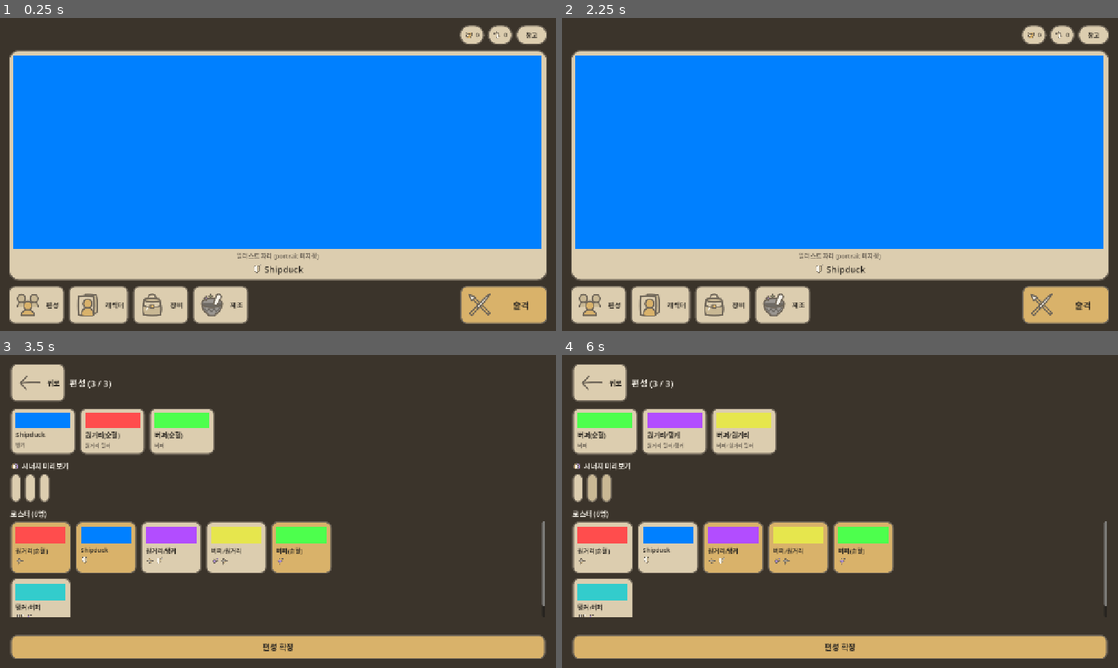
Above: before the commit, frames 1-4 (two rows, left to right).
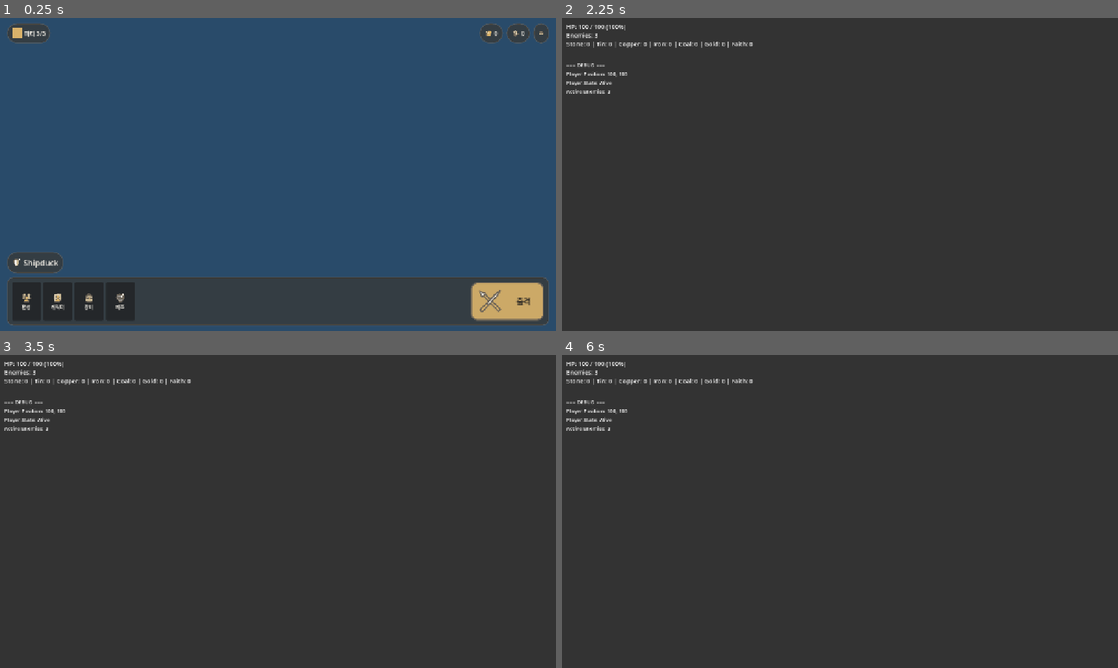
Above: after the commit, the same moments.

Repository: KADSA-OFFICIAL/Group-2
Game: Godot game, scene res://main.tscn
Same seed, same stepped clock (60 frames per second), same inputs: the game is played once before the commit and once after it. The engine's default icon, where the game draws it, is replaced by a stand-in: a white triangle on a blue panel in a dark square.
Inputs (mouse positions are in pixels of both pictures, inside the frame that each line leads up to):
- Up to frame 1 (0.25 s): no input
- Up to frame 2 (2.25 s): click (1095, 33) at 0.5 s, where only the run before the commit has a clickable "창고"; click (1067, 302) at 1.25 s, where only the run after the commit has a clickable "출격"; click (600, 46) at 2 s, where only the run before the commit has a clickable "뒤로"
- Up to frame 3 (3.5 s): click (38, 642) at 2.75 s, where only the run before the commit has a clickable "편성"
- Up to frame 4 (6 s): click (600, 549) at 3.52 s; click (667, 549) at 4.27 s; click (734, 549) at 5.02 s; click (795, 549) at 5.77 s

The runs differ from the first frame. In frame 1, 92% of the frame differs, in the area x 0-100%, y 0-100%; in frame 2, 79%; in frame 3, 26%; in frame 4, 25%.

Commit message:
fix(ui): 메인화면을 일러스트 전면 배치로 재설계 + 아이콘 축소 + 창고/상점 아이콘
서브컬쳐 게임 메인화면(트릭컬·블루 아카이브·니케 등)의 공통 구조에 맞춰 고친다.
이전 구현은 일러스트를 패널 안에 가두고 UI가 불투명해 그림을 가렸다.

1) 일러스트를 화면 전체 배경으로
   - ArtLayer 를 FULL_RECT 로 깔고 그 위에 UI 오버레이를 얹는다.
     패널·테두리를 없앴고, 입력은 통과시킨다(MOUSE_FILTER_IGNORE).
   - portrait 는 STRETCH_KEEP_ASPECT_COVERED 로 화면을 꽉 채운다(비율 유지, 잘림 허용).
   - 캐릭터 이름은 별도 칸이 아니라 그림 위 좌하단 이름표로 얹는다.

2) UI 를 반투명으로
   - UITheme 에 overlay_box / overlay_pill / overlay_accent 를 추가했다.
     불투명 패널로 애써 넣은 그림을 가리지 않도록 OVERLAY_ALPHA(0.62)를 쓴다.
   - 출격 CTA 만 거의 불투명(0.92)으로 두어 눈에 띄게 한다.

3) 아이콘·버튼 축소와 위계
   - 크기를 UITheme 상수로 고정했다: ICON_PILL 18 / ICON_ROUND 20 / ICON_NAV 24.
     화면마다 제각각 정하면 크기가 어긋나므로 한 곳에서 정한다.
   - 하단 탭은 아이콘 24 + 라벨 11 의 66x50 으로 줄였고(이전 128x56),
     출격 CTA 만 168x50 으로 크게 남겨 위계를 만들었다.
   - 상단바에 프로필 자리를 추가했다(플레이어 레벨 시스템이 없어 지금은 파티 인원 표시).

4) 없던 아이콘 2종 추가
   - icon_storage(궤짝): 창고 버튼이 텍스트였던 것을 아이콘 원형 버튼으로 교체.
     가방(icon_equipment)과 헷갈리지 않도록 아치 뚜껑 + 가로로 넓은 상자로 그렸다.
   - icon_shop(차양 있는 가게): 상점 화면이 아직 없어 버튼은 만들지 않았고,
     화면이 생길 때 바로 쓸 수 있도록 에셋만 준비했다.
   두 아이콘 모두 기존 규격 준수(viewBox 64, 좌표 6~58, stroke 2.5~3.4, 팔레트 내).

검증: Godot 4.6.3 헤드리스, 26개 체크 전부 통과.
ArtLayer 가 뷰포트 전체를 차지하고 오버레이보다 뒤이며 감싸는 패널이 없음,
portrait 지정 시 COVERED 렌더, 28px 초과 아이콘 0개, 하단바 알파 0.62,
새 아이콘 2종 로드, 창고가 아이콘 버튼으로 동작, 4개 탭·출격·정지 해제 회귀.
검증 씬은 확인 후 삭제.

Co-Authored-By: Claude Opus 4.8 <noreply@anthropic.com>

Diff:
--- /dev/null
+++ b/assets/sprites/ui/icons/icon_shop.svg
@@ -0,0 +1,9 @@
+<?xml version="1.0" encoding="UTF-8"?>
+<svg xmlns="http://www.w3.org/2000/svg" version="1.1" viewBox="0 0 64 64" fill="none" stroke-linecap="round" stroke-linejoin="round">
+  <title>상점</title>
+  <!-- Palette: outline #6E6558, tan #DCCDAF, tan-deep #C9B894, cream #F7F3EA -->
+  <path d="M12.4 26.4C25.6 25.4 38.6 25.5 51.7 26.6L51.4 53.4C38.5 54.7 25.6 54.6 12.6 53.2Z" fill="#DCCDAF" stroke="#6E6558" stroke-width="3.3"/>
+  <path d="M7.9 25.6L15.5 11.4C26.5 10.4 37.7 10.5 48.7 11.6L56.1 26.1C39.9 27.4 24 27.3 7.9 25.6Z" fill="#C9B894" stroke="#6E6558" stroke-width="3.4"/>
+  <path d="M20.3 26.1C20.6 20.9 20.9 15.9 21.4 11M32 26.4C32 21.2 32 16.1 32 11.1M43.6 26.2C43.2 21 42.9 16 42.4 11.4" stroke="#6E6558" stroke-width="2.6"/>
+  <path d="M25.1 53.9C25.3 45.9 25.5 40.6 26 35.4C30.1 34.7 34 34.7 38.1 35.3C38.5 40.6 38.7 45.9 38.9 53.8Z" fill="#F7F3EA" stroke="#6E6558" stroke-width="3"/>
+</svg>
--- /dev/null
+++ b/assets/sprites/ui/icons/icon_storage.svg
@@ -0,0 +1,9 @@
+<?xml version="1.0" encoding="UTF-8"?>
+<svg xmlns="http://www.w3.org/2000/svg" version="1.1" viewBox="0 0 64 64" fill="none" stroke-linecap="round" stroke-linejoin="round">
+  <title>창고</title>
+  <!-- Palette: outline #6E6558, tan #DCCDAF, tan-deep #C9B894, accent-amber #D9B26A -->
+  <path d="M8.4 24.6C8.7 18.1 15.9 13.9 32 14C48.1 14.1 55.3 18.4 55.5 24.9L55.6 28.6C39.9 29.6 24.1 29.5 8.3 28.4Z" fill="#DCCDAF" stroke="#6E6558" stroke-width="3.3"/>
+  <path d="M8.3 28.4C24.1 29.5 39.9 29.6 55.6 28.6L55.4 48.8C39.8 50.4 24.1 50.3 8.5 48.6Z" fill="#C9B894" stroke="#6E6558" stroke-width="3.3"/>
+  <path d="M8.4 34.5C24.1 35.6 39.9 35.7 55.5 34.7" stroke="#6E6558" stroke-width="2.8"/>
+  <path d="M26.9 30.9L37.2 30.8L37.1 41.4L26.8 41.3Z" fill="#D9B26A" stroke="#6E6558" stroke-width="3"/>
+</svg>
--- a/screens/main/main_screen.gd
+++ b/screens/main/main_screen.gd
@@ -1,34 +1,32 @@
 extends Control
 
-# 메인화면 (메타 UI) — 대표 캐릭터 일러스트를 중앙에 크게 두는 배치.
-#
-# 배치 의도 (트릭컬류 메인화면): 최대한 비워 두고 캐릭터를 보여준다.
-#   상단   주요 재화만 (우측 정렬)
-#   중앙   대표 캐릭터 전신 일러스트 (조종 중인 멤버)
-#   하단   메뉴 버튼 + 출격 CTA
+# 메인화면 (메타 UI).
+#
+# 배치 원칙 — 서브컬쳐 게임 메인화면의 공통 구조를 따른다:
+#   1) 캐릭터 일러스트가 화면을 꽉 채우는 "배경"이다. 패널 안에 가두지 않는다.
+#   2) UI는 그 위에 반투명으로 얹는다. 불투명 패널로 그림을 가리지 않는다.
+#   3) 상·하단 바는 얇게, 아이콘은 작게(UITheme.ICON_*). 화면 가운데를 비워 둔다.
+#   4) 크기로 위계를 준다. 출격 CTA만 크고 밝게, 나머지 메뉴는 작고 차분하게.
+#
+#   상단   프로필 · 주요 재화 · 창고/상점 원형 버튼
+#   중앙   대표 캐릭터 전신 일러스트 (배경 레이어) + 좌하단 이름표
+#   하단   메뉴 탭 + 출격 CTA
 #
 # 메인화면에 두지 않은 것과 그 이유:
 #   - 파티 목록 / 시너지: 편성 화면에서 짜고 그 자리에서 미리보기까지 하므로
 #     메인에 다시 두면 같은 정보가 두 곳에 생긴다.
 #   - 주요 재화 외 재화: 자리가 좁다. 전체는 창고 화면에서 본다.
 #
-# 책임: 지금 상태를 "보여주기"만 한다. 값의 소유·계산은 전부 기초 시스템이 한다.
-#
 # 데이터 출처 (단일 출처 원칙 — 여기서 재정의하지 않는다):
-#   재화     -> CurrencySystem (주요 재화 목록도 CurrencySystem 이 정한다)
+#   재화        -> CurrencySystem (주요 재화 목록도 CurrencySystem 이 정한다)
 #   대표 캐릭터 -> PartySystem (조종 중인 멤버)
-#   캐릭터   -> CharacterData (표시 이름/역할/외형 tint/portrait)
-#   색       -> UITheme
+#   캐릭터      -> CharacterData (표시 이름/역할/외형 tint/portrait)
+#   색·치수     -> UITheme
 #
 # 화면 전환은 ScreenManager가 한다. 이 화면은 자신을 pop 할 뿐 다음 화면을 모른다.
-#
-# 참고: docs/combat-screen-design.md §1(파티 3명), SYSTEM_CONVENTIONS.md
-
-# 재화 아이콘 경로. 파일명이 재화 키와 일치하도록 맞춰 두었으므로
-# 매핑 테이블 없이 키로 바로 조합한다(아이콘 목록을 여기서 다시 정의하지 않는다).
+
 const CURRENCY_ICON_PATH := "res://assets/sprites/ui/icons/icon_%s.svg"
 
-# 역할 아이콘. CharacterData.Role 값에 대응한다.
 const ROLE_ICON_PATH := {
 	CharacterData.Role.TANK: "res://assets/sprites/ui/icons/icon_role_tank.svg",
 	CharacterData.Role.RANGED_DEALER: "res://assets/sprites/ui/icons/icon_role_ranged_dealer.svg",
@@ -40,170 +38,303 @@
 const CHARACTERS_ICON := "res://assets/sprites/ui/icons/icon_characters.svg"
 const EQUIPMENT_ICON := "res://assets/sprites/ui/icons/icon_equipment.svg"
 const CRAFT_ICON := "res://assets/sprites/ui/icons/icon_craft.svg"
+const STORAGE_ICON := "res://assets/sprites/ui/icons/icon_storage.svg"
 
 # 화면이 실제로 있는 메뉴만 둔다.
-# 설정은 화면이 아직 없어 버튼을 만들지 않는다(누를 곳 없는 버튼을 만들지 않는다).
+# 상점·설정은 화면이 없어 버튼을 만들지 않는다(누를 곳 없는 버튼을 만들지 않는다).
+# 상점 아이콘(icon_shop.svg)은 화면이 생길 때 바로 쓸 수 있도록 준비만 되어 있다.
 const FORMATION_SCREEN := preload("res://screens/formation/FormationScreen.tscn")
 const CHARACTERS_SCREEN := preload("res://screens/characters/CharactersScreen.tscn")
 const EQUIPMENT_SCREEN := preload("res://screens/equipment/EquipmentScreen.tscn")
 const CRAFT_SCREEN := preload("res://screens/craft/CraftScreen.tscn")
 const STORAGE_SCREEN := preload("res://screens/storage/StorageScreen.tscn")
 
-# 재화 칩 라벨. 재화 키 -> Label. 잔액이 바뀔 때 이 라벨만 갱신한다.
 var _currency_labels: Dictionary = {}
 
-# 대표 캐릭터가 바뀌면 다시 채우는 자리.
-var _portrait_holder: PanelContainer
+# 대표 캐릭터가 바뀌면 다시 채우는 자리들.
+var _art_layer: Control      # 화면을 채우는 일러스트 레이어
+var _nameplate: Control      # 좌하단 이름표
 
 
 func _ready() -> void:
 	# 게임플레이 정지와 PROCESS_MODE_ALWAYS 는 ScreenManager 가 처리한다.
-	# 화면마다 따로 구현하면 새 화면에서 빠뜨리기 쉬우므로 여기서 다루지 않는다.
 	_build()
 
-	# 잔액 변경은 CurrencySystem이 알린다. 여기서 잔액을 보관하지 않는다.
 	CurrencySystem.currency_changed.connect(_on_currency_changed)
-
-	# 편성 화면에서 파티를 바꾸고 돌아오면 이 화면도 최신 상태를 보여야 한다.
-	EventBus.party_changed.connect(_on_party_changed)
-	# 조종 대상이 바뀌면 중앙 일러스트도 그 캐릭터로 바뀐다.
-	EventBus.party_control_changed.connect(_on_control_changed)
-
-
-func _on_party_changed(_members) -> void:
-	_fill_portrait()
-
-
-func _on_control_changed(_index: int) -> void:
-	_fill_portrait()
+	EventBus.party_changed.connect(func(_m): _refresh_featured())
+	EventBus.party_control_changed.connect(func(_i): _refresh_featured())
+
+
+func _refresh_featured() -> void:
+	_fill_art()
+	_fill_nameplate()
 
 
 # ===== 화면 구성 =====
+# 레이어 순서가 곧 배치다: 배경색 -> 일러스트 -> UI 오버레이.
 
 func _build() -> void:
 	add_child(UITheme.make_background())
 
-	var margin := MarginContainer.new()
-	margin.set_anchors_preset(Control.PRESET_FULL_RECT)
-	margin.add_theme_constant_override("margin_left", 20)
-	margin.add_theme_constant_override("margin_right", 20)
-	margin.add_theme_constant_override("margin_top", 16)
-	margin.add_theme_constant_override("margin_bottom", 16)
-	add_child(margin)
-
-	var root := VBoxContainer.new()
-	root.add_theme_constant_override("separation", 12)
-	margin.add_child(root)
-
-	root.add_child(_build_currency_bar())
-	root.add_child(_build_stage())
-	root.add_child(_build_bottom_bar())
-
-
-# ── 상단: 주요 재화만 (우측 정렬) + 창고 진입 ──
-# 어떤 재화가 주요인지는 CurrencySystem 이 정한다(화면에서 고르지 않는다).
-# 나머지 재화는 창고 화면에서 전부 볼 수 있다.
-func _build_currency_bar() -> Control:
+	# 1) 일러스트 레이어 — 화면 전체를 차지한다. 패널·테두리 없음.
+	_art_layer = Control.new()
+	_art_layer.name = "ArtLayer"
+	_art_layer.set_anchors_preset(Control.PRESET_FULL_RECT)
+	_art_layer.mouse_filter = Control.MOUSE_FILTER_IGNORE
+	add_child(_art_layer)
+	_fill_art()
+
+	# 2) UI 오버레이 — 일러스트 위에 얹힌다.
+	var overlay := MarginContainer.new()
+	overlay.name = "Overlay"
+	overlay.set_anchors_preset(Control.PRESET_FULL_RECT)
+	overlay.add_theme_constant_override("margin_left", 16)
+	overlay.add_theme_constant_override("margin_right", 16)
+	overlay.add_theme_constant_override("margin_top", 12)
+	overlay.add_theme_constant_override("margin_bottom", 12)
+	add_child(overlay)
+
+	var column := VBoxContainer.new()
+	column.add_theme_constant_override("separation", 8)
+	overlay.add_child(column)
+
+	column.add_child(_build_top_bar())
+
+	# 가운데는 비워 둔다. 일러스트가 보이는 자리이며, 아래쪽에 이름표만 얹는다.
+	var middle := VBoxContainer.new()
+	middle.size_flags_vertical = Control.SIZE_EXPAND_FILL
+	middle.alignment = BoxContainer.ALIGNMENT_END
+	middle.mouse_filter = Control.MOUSE_FILTER_IGNORE
+	column.add_child(middle)
+
+	_nameplate = HBoxContainer.new()
+	_nameplate.add_theme_constant_override("separation", 6)
+	middle.add_child(_nameplate)
+	_fill_nameplate()
+
+	column.add_child(_build_bottom_bar())
+
+
+# ── 일러스트 레이어 ──
+# portrait 가 있으면 화면을 채우고, 없으면 tint 색으로 은은하게 깐다.
+# 아트 확정 전까지 도형 플레이스홀더를 쓰는 것은 docs §0 [확정] 사항이다.
+func _fill_art() -> void:
+	if not is_instance_valid(_art_layer):
+		return
+	_clear(_art_layer)
+
+	var character := _featured_character()
+	if character == null:
+		return
+
+	if character.portrait != null:
+		var art := TextureRect.new()
+		art.set_anchors_preset(Control.PRESET_FULL_RECT)
+		art.texture = character.portrait
+		art.expand_mode = TextureRect.EXPAND_IGNORE_SIZE
+		# 화면을 꽉 채우되 비율은 유지한다(넘치는 부분은 잘린다).
+		art.stretch_mode = TextureRect.STRETCH_KEEP_ASPECT_COVERED
+		art.mouse_filter = Control.MOUSE_FILTER_IGNORE
+		_art_layer.add_child(art)
+		return
+
+	# 일러스트 자리. 파일이 들어오면 위 분기로 그대로 대체된다.
+	var placeholder := ColorRect.new()
+	placeholder.set_anchors_preset(Control.PRESET_FULL_RECT)
+	placeholder.color = Color(character.tint.r, character.tint.g, character.tint.b, 0.30)
+	placeholder.mouse_filter = Control.MOUSE_FILTER_IGNORE
+	_art_layer.add_child(placeholder)
+
+
+# ── 좌하단 이름표 ──
+# 그림 위에 직접 얹는다. 별도 칸을 만들지 않는다.
+func _fill_nameplate() -> void:
+	if not is_instance_valid(_nameplate):
+		return
+	_clear(_nameplate)
+
+	var character := _featured_character()
+	if character == null:
+		_nameplate.add_child(_chip_text("편성된 파티가 없습니다."))
+		return
+
+	var plate := PanelContainer.new()
+	plate.add_theme_stylebox_override("panel", UITheme.overlay_pill())
+	_nameplate.add_child(plate)
+
+	var row := HBoxContainer.new()
+	row.add_theme_constant_override("separation", 6)
+	plate.add_child(row)
+
+	for role in character.get_roles():
+		var icon := _make_icon(ROLE_ICON_PATH.get(role, ""), UITheme.ICON_ROUND)
+		if icon != null:
+			row.add_child(icon)
+	row.add_child(_text(character.display_name, 18, UITheme.INK_ON_DARK))
+
+	# 남는 가로 공간을 밀어내 이름표가 좌측에 붙게 한다.
+	var tail := Control.new()
+	tail.size_flags_horizontal = Control.SIZE_EXPAND_FILL
+	tail.mouse_filter = Control.MOUSE_FILTER_IGNORE
+	_nameplate.add_child(tail)
+
+
+# ── 상단: 프로필 · 주요 재화 · 원형 버튼 ──
+func _build_top_bar() -> Control:
 	var bar := HBoxContainer.new()
 	bar.add_theme_constant_override("separation", 8)
 
-	var head := Control.new()
-	head.size_flags_horizontal = Control.SIZE_EXPAND_FILL
-	bar.add_child(head)
-
+	bar.add_child(_build_profile())
+
+	var gap := Control.new()
+	gap.size_flags_horizontal = Control.SIZE_EXPAND_FILL
+	gap.mouse_filter = Control.MOUSE_FILTER_IGNORE
+	bar.add_child(gap)
+
+	# 주요 재화. 어떤 재화가 주요인지는 CurrencySystem 이 정한다.
 	for currency_type in CurrencySystem.get_primary_currencies():
 		bar.add_child(_make_currency_chip(String(currency_type)))
 
-	# 창고: 주요 재화 옆에 두어 "나머지는 여기"가 바로 읽히게 한다.
-	var storage := Button.new()
-	storage.text = "창고"
-	storage.custom_minimum_size = Vector2(72, 36)
-	storage.add_theme_font_size_override("font_size", 14)
-	storage.add_theme_color_override("font_color", UITheme.INK)
-	storage.add_theme_stylebox_override("normal", UITheme.pill_box())
-	storage.add_theme_stylebox_override("hover", UITheme.pill_box())
-	storage.add_theme_stylebox_override("pressed", UITheme.panel_box_deep())
-	storage.pressed.connect(func(): ScreenManager.push(STORAGE_SCREEN))
-	bar.add_child(storage)
+	# 창고: 나머지 재화는 여기서 본다.
+	bar.add_child(_make_round_button(STORAGE_ICON, "창고", STORAGE_SCREEN))
 	return bar
+
+
+# 프로필 자리. 플레이어 이름/레벨 시스템이 아직 없어 파티 인원만 보여준다.
+# 시스템이 생기면 이 칩의 내용만 바뀐다.
+func _build_profile() -> Control:
+	var plate := PanelContainer.new()
+	plate.add_theme_stylebox_override("panel", UITheme.overlay_pill())
+
+	var row := HBoxContainer.new()
+	row.add_theme_constant_override("separation", 6)
+	plate.add_child(row)
+
+	var avatar := ColorRect.new()
+	avatar.custom_minimum_size = Vector2(22, 22)
+	avatar.color = UITheme.AMBER
+	row.add_child(avatar)
+
+	row.add_child(_text("파티 %d/%d" % [PartySystem.get_size(), PartySystem.PARTY_SIZE], 13, UITheme.INK_ON_DARK))
+	return plate
 
 
 func _make_currency_chip(currency_type: String) -> Control:
 	var chip := PanelContainer.new()
-	chip.add_theme_stylebox_override("panel", UITheme.pill_box())
+	chip.add_theme_stylebox_override("panel", UITheme.overlay_pill())
 
 	var row := HBoxContainer.new()
-	row.add_theme_constant_override("separation", 5)
+	row.add_theme_constant_override("separation", 4)
 	chip.add_child(row)
 
-	var icon := _make_icon(CURRENCY_ICON_PATH % currency_type, 20)
+	var icon := _make_icon(CURRENCY_ICON_PATH % currency_type, UITheme.ICON_PILL)
 	if icon != null:
 		row.add_child(icon)
 
-	var label := _text(_comma(CurrencySystem.get_balance(currency_type)), 14, UITheme.INK)
+	var label := _text(_comma(CurrencySystem.get_balance(currency_type)), 13, UITheme.INK_ON_DARK)
 	row.add_child(label)
 
 	_currency_labels[currency_type] = label
 	return chip
 
 
-# ── 중앙: 대표 캐릭터 일러스트만 ──
-# 좌우 레일(파티·시너지)을 두지 않는다. 둘 다 편성 화면에 있고,
-# 메인은 캐릭터를 보여주는 자리로 비워 둔다.
-func _build_stage() -> Control:
-	_portrait_holder = PanelContainer.new()
-	_portrait_holder.add_theme_stylebox_override("panel", UITheme.panel_box(22))
-	_portrait_holder.size_flags_horizontal = Control.SIZE_EXPAND_FILL
-	_portrait_holder.size_flags_vertical = Control.SIZE_EXPAND_FILL
-	_fill_portrait()
-	return _portrait_holder
-
-
-# 중앙 일러스트. portrait 가 있으면 그림을, 없으면 tint 색 플레이스홀더를 둔다.
-# 아트가 정해지기 전까지 도형 플레이스홀더를 쓰는 것은 docs §0 [확정] 사항이다.
-func _fill_portrait() -> void:
-	if not is_instance_valid(_portrait_holder):
-		return
-	_clear(_portrait_holder)
-
-	var character := _featured_character()
-	if character == null:
-		_portrait_holder.add_child(_center_note("편성된 파티가 없습니다."))
-		return
+# 작은 원형 아이콘 버튼. 라벨 없이 아이콘만 둔다.
+func _make_round_button(icon_path: String, tooltip: String, scene: PackedScene) -> Button:
+	var button := Button.new()
+	button.tooltip_text = tooltip
+	button.icon = _load_texture(icon_path)
+	button.custom_minimum_size = Vector2(36, 36)
+	button.expand_icon = true
+	button.add_theme_stylebox_override("normal", UITheme.overlay_pill())
+	button.add_theme_stylebox_override("hover", UITheme.overlay_pill(UITheme.SURFACE))
+	button.add_theme_stylebox_override("pressed", UITheme.overlay_pill(UITheme.SURFACE_DEEP))
+	button.pressed.connect(func(): ScreenManager.push(scene))
+	return button
+
+
+# ── 하단: 메뉴 탭 + 출격 CTA ──
+# 탭은 작게, CTA만 크게 두어 위계를 만든다.
+func _build_bottom_bar() -> Control:
+	var bar := PanelContainer.new()
+	bar.add_theme_stylebox_override("panel", UITheme.overlay_box())
+
+	var row := HBoxContainer.new()
+	row.add_theme_constant_override("separation", 6)
+	bar.add_child(row)
+
+	row.add_child(_make_tab("편성", FORMATION_ICON, FORMATION_SCREEN))
+	row.add_child(_make_tab("캐릭터", CHARACTERS_ICON, CHARACTERS_SCREEN))
+	row.add_child(_make_tab("장비", EQUIPMENT_ICON, EQUIPMENT_SCREEN))
+	row.add_child(_make_tab("제조", CRAFT_ICON, CRAFT_SCREEN))
+
+	var gap := Control.new()
+	gap.size_flags_horizontal = Control.SIZE_EXPAND_FILL
+	gap.mouse_filter = Control.MOUSE_FILTER_IGNORE
+	row.add_child(gap)
+
+	row.add_child(_build_battle_button())
+	return bar
+
+
+# 하단 탭: 아이콘 위 + 라벨 아래. 눌리는 영역 전체가 버튼이다.
+func _make_tab(label: String, icon_path: String, scene: PackedScene) -> Control:
+	var holder := PanelContainer.new()
+	holder.custom_minimum_size = Vector2(66, 50)
 
 	var box := VBoxContainer.new()
-	box.add_theme_constant_override("separation", 6)
-	_portrait_holder.add_child(box)
-
-	if character.portrait != null:
-		var art := TextureRect.new()
-		art.texture = character.portrait
-		art.expand_mode = TextureRect.EXPAND_IGNORE_SIZE
-		# 세로 전신 일러스트를 비율 유지로 가운데 맞춘다.
-		art.stretch_mode = TextureRect.STRETCH_KEEP_ASPECT_CENTERED
-		art.size_flags_vertical = Control.SIZE_EXPAND_FILL
-		box.add_child(art)
-	else:
-		# 일러스트 자리. 파일이 들어오면 위 분기로 그대로 대체된다.
-		var placeholder := ColorRect.new()
-		placeholder.color = character.tint
-		placeholder.size_flags_vertical = Control.SIZE_EXPAND_FILL
-		box.add_child(placeholder)
-		box.add_child(_center_note("일러스트 자리 (portrait 미지정)"))
-
-	var name_row := HBoxContainer.new()
-	name_row.alignment = BoxContainer.ALIGNMENT_CENTER
-	name_row.add_theme_constant_override("separation", 6)
-	box.add_child(name_row)
-	for role in character.get_roles():
-		var icon := _make_icon(ROLE_ICON_PATH.get(role, ""), 22)
-		if icon != null:
-			name_row.add_child(icon)
-	name_row.add_child(_text(character.display_name, 20, UITheme.INK))
+	box.alignment = BoxContainer.ALIGNMENT_CENTER
+	box.add_theme_constant_override("separation", 1)
+	box.mouse_filter = Control.MOUSE_FILTER_IGNORE
+	holder.add_child(box)
+
+	var icon := _make_icon(icon_path, UITheme.ICON_NAV)
+	if icon != null:
+		icon.size_flags_horizontal = Control.SIZE_SHRINK_CENTER
+		box.add_child(icon)
+
+	var text := _text(label, 11, UITheme.INK_ON_DARK)
+	text.horizontal_alignment = HORIZONTAL_ALIGNMENT_CENTER
+	box.add_child(text)
+
+	var button := Button.new()
+	button.flat = true
+	button.set_anchors_preset(Control.PRESET_FULL_RECT)
+	button.add_theme_stylebox_override("normal", StyleBoxEmpty.new())
+	button.add_theme_stylebox_override("hover", UITheme.overlay_pill(UITheme.SURFACE))
+	button.add_theme_stylebox_override("pressed", UITheme.overlay_pill(UITheme.SURFACE_DEEP))
+	button.add_theme_stylebox_override("focus", StyleBoxEmpty.new())
+	button.pressed.connect(func(): ScreenManager.push(scene))
+	holder.add_child(button)
+	return holder
+
+
+func _build_battle_button() -> Control:
+	var button := Button.new()
+	button.custom_minimum_size = Vector2(168, 50)
+	button.add_theme_stylebox_override("normal", UITheme.overlay_accent())
+	button.add_theme_stylebox_override("hover", UITheme.overlay_accent())
+	button.add_theme_stylebox_override("pressed", UITheme.overlay_pill(UITheme.SURFACE_DEEP))
+	button.add_theme_color_override("font_color", UITheme.INK)
+	button.add_theme_font_size_override("font_size", 18)
+	button.text = " 출격"
+	button.icon = _load_texture(BATTLE_ICON)
+	button.pressed.connect(_on_battle_pressed)
+	return button
+
+
+# 출격 = 이 화면을 닫아 게임플레이를 드러낸다.
+# 어떤 스테이지로 갈지 고르는 것은 이 화면의 책임이 아니다(스테이지 선택은 후속).
+func _on_battle_pressed() -> void:
+	ScreenManager.pop()
+
+
+func _on_currency_changed(currency_type: String, _amount: int, new_balance: int) -> void:
+	var label: Label = _currency_labels.get(currency_type)
+	if label != null and is_instance_valid(label):
+		label.text = _comma(new_balance)
 
 
 # 대표 캐릭터 = 지금 조종 중인 멤버. 없으면 첫 멤버.
-# 조종 대상의 출처는 PartySystem 이다.
 func _featured_character() -> CharacterData:
 	var controlled := PartySystem.get_controlled_member()
 	if controlled != null:
@@ -212,65 +343,6 @@
 	return members[0] if not members.is_empty() else null
 
 
-# ── 하단: 메뉴 + 출격 CTA ──
-func _build_bottom_bar() -> Control:
-	var row := HBoxContainer.new()
-	row.add_theme_constant_override("separation", 10)
-
-	row.add_child(_make_menu_button("편성", FORMATION_ICON, FORMATION_SCREEN))
-	row.add_child(_make_menu_button("캐릭터", CHARACTERS_ICON, CHARACTERS_SCREEN))
-	row.add_child(_make_menu_button("장비", EQUIPMENT_ICON, EQUIPMENT_SCREEN))
-	row.add_child(_make_menu_button("제조", CRAFT_ICON, CRAFT_SCREEN))
-
-	var gap := Control.new()
-	gap.size_flags_horizontal = Control.SIZE_EXPAND_FILL
-	row.add_child(gap)
-
-	row.add_child(_build_battle_button())
-	return row
-
-
-func _make_menu_button(label: String, icon_path: String, scene: PackedScene) -> Button:
-	var button := Button.new()
-	button.text = " " + label
-	button.icon = _load_texture(icon_path)
-	button.custom_minimum_size = Vector2(128, 56)
-	button.add_theme_font_size_override("font_size", 15)
-	button.add_theme_color_override("font_color", UITheme.INK)
-	button.add_theme_stylebox_override("normal", UITheme.panel_box())
-	button.add_theme_stylebox_override("hover", UITheme.panel_box())
-	button.add_theme_stylebox_override("pressed", UITheme.panel_box_deep())
-	# 화면을 위에 쌓는다. 돌아오면 이 화면이 다시 보인다(상태는 유지된다).
-	button.pressed.connect(func(): ScreenManager.push(scene))
-	return button
-
-
-func _build_battle_button() -> Control:
-	var button := Button.new()
-	button.custom_minimum_size = Vector2(200, 56)
-	button.add_theme_stylebox_override("normal", UITheme.accent_box())
-	button.add_theme_stylebox_override("hover", UITheme.accent_box())
-	button.add_theme_stylebox_override("pressed", UITheme.panel_box_deep())
-	button.add_theme_color_override("font_color", UITheme.INK)
-	button.add_theme_font_size_override("font_size", 20)
-	button.text = "  출격"
-	button.icon = _load_texture(BATTLE_ICON)
-	button.pressed.connect(_on_battle_pressed)
-	return button
-
-
-# 출격 = 이 화면을 닫아 게임플레이를 드러낸다.
-# 어떤 스테이지로 갈지 고르는 것은 이 화면의 책임이 아니다(스테이지 선택은 후속).
-func _on_battle_pressed() -> void:
-	ScreenManager.pop()
-
-
-func _on_currency_changed(currency_type: String, _amount: int, new_balance: int) -> void:
-	var label: Label = _currency_labels.get(currency_type)
-	if label != null and is_instance_valid(label):
-		label.text = _comma(new_balance)
-
-
 # ===== 공용 조각 =====
 
 func _clear(node: Node) -> void:
@@ -287,13 +359,13 @@
 	return label
 
 
-func _center_note(value: String) -> Label:
-	var label := _text(value, 14, UITheme.INK_DIM)
-	label.horizontal_alignment = HORIZONTAL_ALIGNMENT_CENTER
-	return label
-
-
-# 아이콘 텍스처가 없으면 null을 반환한다(아이콘 누락이 화면 전체를 깨뜨리지 않게).
+func _chip_text(value: String) -> Control:
+	var plate := PanelContainer.new()
+	plate.add_theme_stylebox_override("panel", UITheme.overlay_pill())
+	plate.add_child(_text(value, 14, UITheme.INK_ON_DARK))
+	return plate
+
+
 func _make_icon(path: String, size: int) -> TextureRect:
 	var texture := _load_texture(path)
 	if texture == null:
--- a/ui/UITheme.gd
+++ b/ui/UITheme.gd
@@ -44,6 +44,17 @@
 const BORDER_WIDTH: int = 3            # 아이콘 윤곽선 두께와 맞춘 값
 const PAD: int = 12
 
+# 아이콘 크기. 메타 화면이 제각각 정하면 화면마다 크기가 어긋나므로 여기서 고정한다.
+# 서브컬쳐 게임 메인화면 기준: 재화·작은 버튼은 18~20, 하단 탭은 24~28.
+const ICON_PILL: int = 18              # 재화 칩 안 아이콘
+const ICON_NAV: int = 24               # 하단 탭 아이콘
+const ICON_ROUND: int = 20             # 원형 아이콘 버튼 속 아이콘
+const ICON_CTA: int = 26               # 출격 등 주요 버튼
+
+# 캐릭터 일러스트 위에 UI를 얹을 때 쓰는 불투명도.
+# 완전히 불투명하면 그림을 가리고, 너무 옅으면 글자가 안 읽힌다.
+const OVERLAY_ALPHA: float = 0.62
+
 
 # ===== StyleBox 빌더 =====
 
@@ -72,6 +83,29 @@
 	return _box(fill, fill, radius, 0)
 
 
+# ===== 오버레이용 (캐릭터 일러스트 위에 얹는 UI) =====
+# 메인화면은 일러스트가 화면을 꽉 채우므로, 그 위의 UI는 그림이 비쳐 보여야 한다.
+# 불투명 패널을 쓰면 애써 넣은 그림을 가린다.
+
+# 반투명 패널. 상·하단 바처럼 넓은 면에 쓴다.
+static func overlay_box(radius: int = RADIUS) -> StyleBoxFlat:
+	return _box(_alpha(BG, OVERLAY_ALPHA), _alpha(LINE, 0.55), radius, 2)
+
+
+# 반투명 알약. 재화 칩·작은 버튼에 쓴다.
+static func overlay_pill(fill: Color = BG) -> StyleBoxFlat:
+	return _box(_alpha(fill, OVERLAY_ALPHA), _alpha(LINE, 0.55), RADIUS_PILL, 2)
+
+
+# 강조 알약(출격 CTA). 주요 동작이므로 오버레이 중 유일하게 불투명에 가깝다.
+static func overlay_accent(radius: int = RADIUS) -> StyleBoxFlat:
+	return _box(_alpha(ACCENT, 0.92), LINE, radius, BORDER_WIDTH)
+
+
+static func _alpha(color: Color, a: float) -> Color:
+	return Color(color.r, color.g, color.b, a)
+
+
 # 화면 전체를 덮는 배경 노드. 각 화면이 맨 아래에 깔아 쓴다.
 # 배경 이미지가 없어도 팔레트 톤이 유지되도록 단색으로 칠한다.
 static func make_background() -> ColorRect:
Not shown, added: assets/sprites/ui/icons/icon_shop.svg.import
Not shown, added: assets/sprites/ui/icons/icon_storage.svg.import
